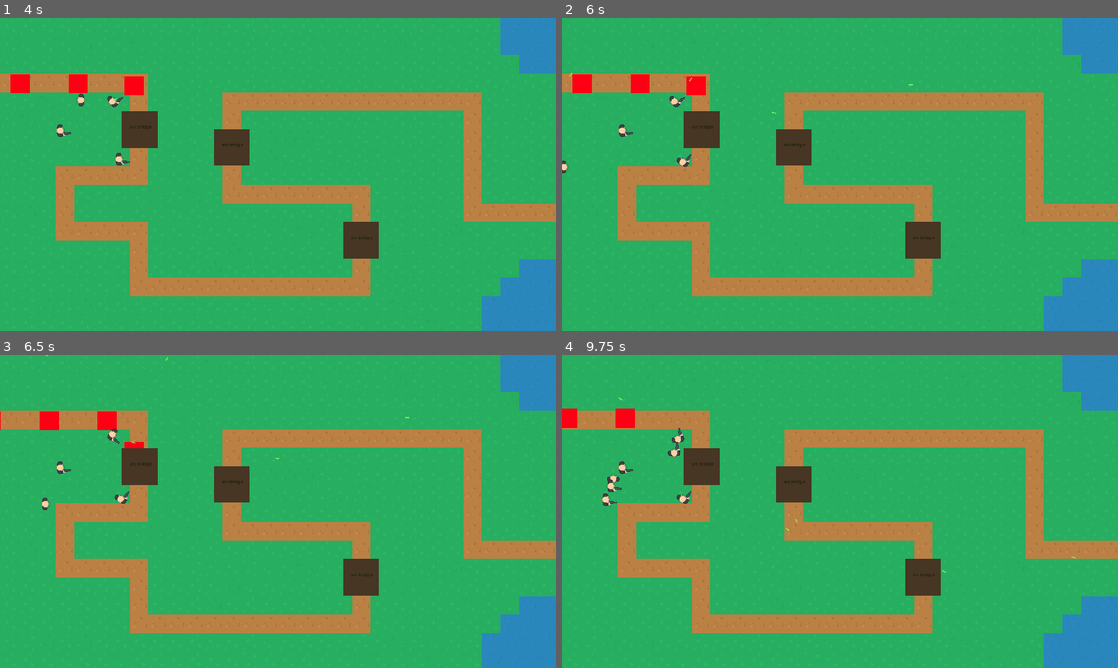
Above: before the commit, frames 1-4 (two rows, left to right).
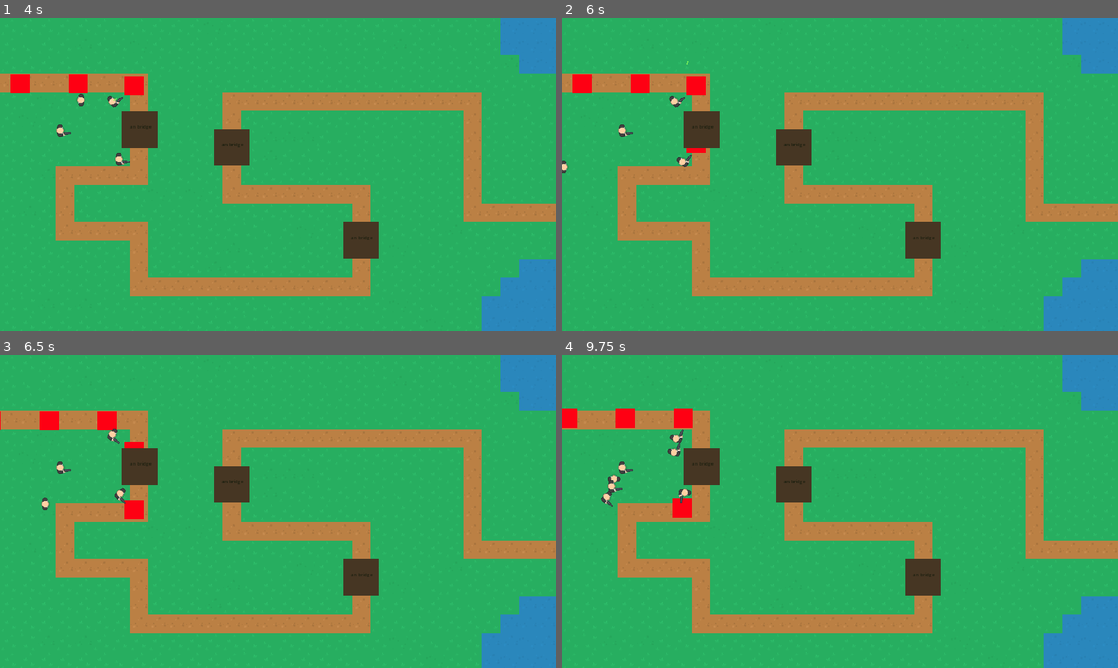
Above: after the commit, the same moments.

Repository: egreenfield323/CS390-group-prototype
Game: Godot game, scene res://Scenes/Levels/level_1.tscn
Two runs of this game, one before a commit and one after it. Both use one fixed random seed, a clock stepped at 60 frames per second and the inputs below.
Inputs (mouse positions are in pixels of both pictures, inside the frame that each line leads up to):
- Up to frame 1 (4 s): tap Enter at 0.5 s; move the mouse to (400, 158) at 0.52 s; hold D (move_right) 0.53-1.28 s; tap Space (clone) at 0.6, 1.25, 1.35, 2.1, 2.85, 3.6 s; move the mouse to (166, 190) at 1.27 s; hold S (move_down) 1.28-2.03 s; move the mouse to (333, 105) at 2.02 s; hold D (move_right) 2.03-2.78 s; move the mouse to (250, 237) at 2.77 s; hold W (move_up) 2.78-3.53 s; move the mouse to (444, 221) at 3.52 s; hold A (move_left) from 3.53 s (still down)
- Up to frame 2 (6 s): move the mouse to (673, 127) at 4.27 s; tap Space (clone) at 4.35, 5.1, 5.85 s; move the mouse to (867, 174) at 5.02 s; release A (move_left) at 5.03 s; hold S (move_down) 5.03-5.78 s; move the mouse to (756, 96) at 5.77 s; hold D (move_right) from 5.78 s (still down)
- Up to frame 3 (6.5 s): keep holding D (move_right)
- Up to frame 4 (9.75 s): move the mouse to (962, 495) at 6.52 s; release D (move_right) at 6.53 s; hold W (move_up) 6.53-7.28 s; tap Space (clone) every 0.75 s from 6.6 to 9.6 s; move the mouse to (728, 527) at 7.27 s; hold D (move_right) 7.28-8.03 s; move the mouse to (895, 442) at 8.02 s; hold S (move_down) 8.03-8.78 s; move the mouse to (812, 574) at 8.77 s; hold A (move_left) 8.78-9.53 s; move the mouse to (1006, 558) at 9.52 s; hold W (move_up) from 9.53 s (still down)

Frame 1 is identical in both runs. In frame 2, less than 0.1% of the frame differs, in the area x 1-64%, y 13-48%; in frame 3, 0.3%; in frame 4, 0.7%, in the area x 7-93%, y 13-70%.

Commit message:
decrease clone fire rate

Diff:
--- a/Project/group-prototype/GameObjects/Clone/clone.tscn
+++ b/Project/group-prototype/GameObjects/Clone/clone.tscn
@@ -32,7 +32,7 @@
 shape = SubResource("CircleShape2D_6k0ne")
 
 [node name="ShootTimer" type="Timer" parent="."]
-wait_time = 0.5
+wait_time = 2.0
 one_shot = true
 
 [node name="Bullets" type="Node2D" parent="."]
